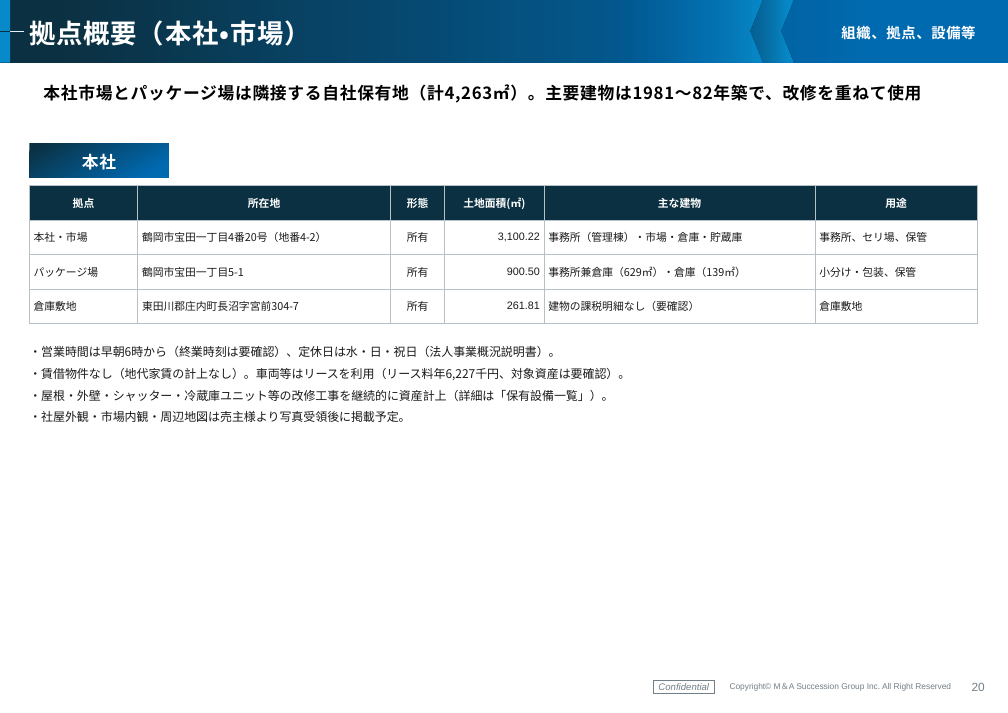
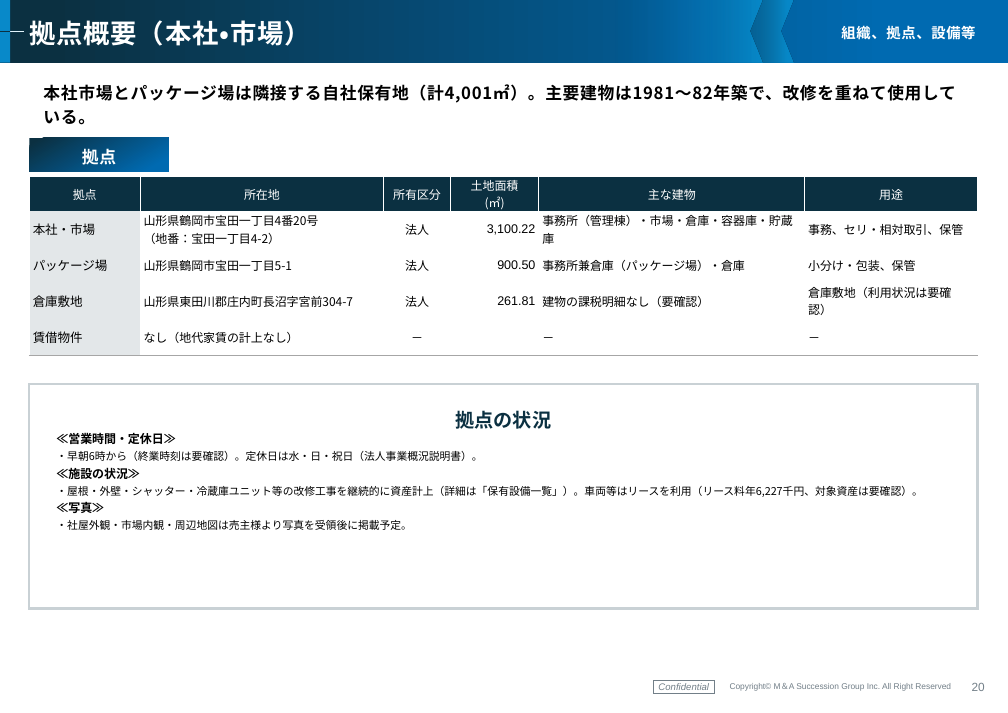
Before and after one commit to keisuketagaito/github-1st, a slide deck: slide 21 of 株式会社鶴岡中央青果/企業概要書_鶴岡中央青果_261014.pptx. Drawn at 1008x713 pixels with LibreOffice and Linux fonts; fonts in the diff are those of the drawing; background and template pictures are left out. Boxes give left, top, right and bottom in pixels: in the first picture for what was removed or moved away, otherwise in the second. Text is boxed around its words. In the diff, an @@ line names an element or a change of style, - is before the commit and + after.

```diff
--- a/株式会社鶴岡中央青果/企業概要書_鶴岡中央青果_261014.pptx
+++ b/株式会社鶴岡中央青果/企業概要書_鶴岡中央青果_261014.pptx
@@ subtitle at <box>43,84,955,103</box>: text changed @@
-本社市場とパッケージ場は隣接する自社保有地（計4,263㎡）。主要建物は1981〜82年築で、改修を重ねて使用
+本社市場とパッケージ場は隣接する自社保有地（計4,001㎡）。主要建物は1981〜82年築で、改修を重ねて使用している。
@@ rectangle "拠点": place and size @@
-rectangle "拠点" at <box>29,143,169,177</box>
+rectangle "拠点" at <box>29,138,169,172</box>
@@ text in rectangle at <box>82,146,116,165</box>: text changed @@
-本社
+拠点
@@ table at <box>29,177,978,354</box> @@
-row 1: 拠点 | 所在地 | 形態 | 土地面積(㎡) | 主な建物 | 用途
-row 2: 本社・市場 | 鶴岡市宝田一丁目4番20号（地番4-2） | 所有 | 3,100.22 | 事務所（管理棟）・市場・倉庫・貯蔵庫 | 事務所、セリ場、保管
-row 3: パッケージ場 | 鶴岡市宝田一丁目5-1 | 所有 | 900.50 | 事務所兼倉庫（629㎡）・倉庫（139㎡） | 小分け・包装、保管
-row 4: 倉庫敷地 | 東田川郡庄内町長沼字宮前304-7 | 所有 | 261.81 | 建物の課税明細なし（要確認） | 倉庫敷地
+row 1: 拠点 | 所在地 | 所有区分 | 土地面積 / (㎡) | 主な建物 | 用途
+row 2: 本社・市場 | 山形県鶴岡市宝田一丁目4番20号 / （地番：宝田一丁目4-2） | 法人 | 3,100.22 | 事務所（管理棟）・市場・倉庫・容器庫・貯蔵庫 | 事務、セリ・相対取引、保管
+row 3: パッケージ場 | 山形県鶴岡市宝田一丁目5-1 | 法人 | 900.50 | 事務所兼倉庫（パッケージ場）・倉庫 | 小分け・包装、保管
+row 4: 倉庫敷地 | 山形県東田川郡庄内町長沼字宮前304-7 | 法人 | 261.81 | 建物の課税明細なし（要確認） | 倉庫敷地（利用状況は要確認）
+row 5: 賃借物件 | なし（地代家賃の計上なし） | － |  | － | －
@@ table: place and size @@
-table at <box>29,185,978,323</box>
+table at <box>29,177,978,354</box>
@@ rectangle added at <box>29,385,978,609</box>, outline #C9D1D5 2 pt, 16 pt, text #0B3041, bold @@
+拠点の状況
@@ text at <box>56,432,922,530</box>: text changed; size 10 to 9 pt; text colour #1A1A1A to #000000 @@
-・営業時間は早朝6時から（終業時刻は要確認）、定休日は水・日・祝日（法人事業概況説明書）。
-・賃借物件なし（地代家賃の計上なし）。車両等はリースを利用（リース料年6,227千円、対象資産は要確認）。
-・屋根・外壁・シャッター・冷蔵庫ユニット等の改修工事を継続的に資産計上（詳細は「保有設備一覧」）。
-・社屋外観・市場内観・周辺地図は売主様より写真受領後に掲載予定。
+≪営業時間・定休日≫
+・早朝6時から（終業時刻は要確認）。定休日は水・日・祝日（法人事業概況説明書）。
+≪施設の状況≫
+・屋根・外壁・シャッター・冷蔵庫ユニット等の改修工事を継続的に資産計上（詳細は「保有設備一覧」）。車両等はリースを利用（リース料年6,227千円、対象資産は要確認）。
+≪写真≫
+・社屋外観・市場内観・周辺地図は売主様より写真を受領後に掲載予定。
```
Also in this commit, not shown: 21 other slides changed, 3 other files.
